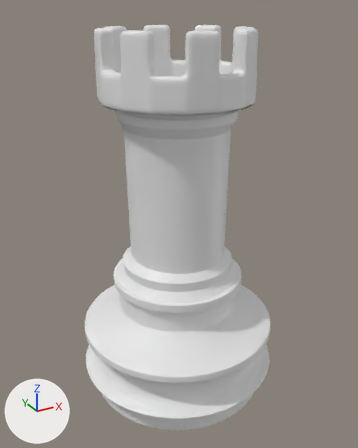
Before and after pictures for a commit that changed the Blender file Simple_TowerDefense/Assets/Import/Chess_Rook/Chess_Rook.blend.
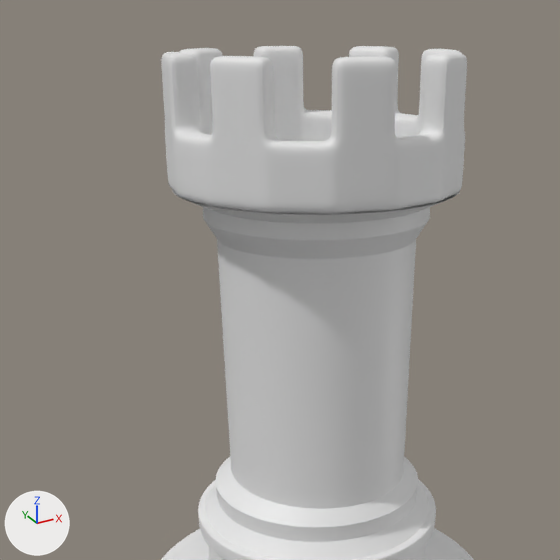
There are two pictures of each version: one whole from a 50 mm lens placed at (-0.796, -1.46, 0.773), pointed at (0.003, -0.008, 0.047), one close up on the part from 2% to 86% of the width and 0% to 67% of the height. Every picture has the same lights, and +X, +Y and +Z are marked at lower left.

The first close-up shows 'Body', 'Bottom', 'Head'.
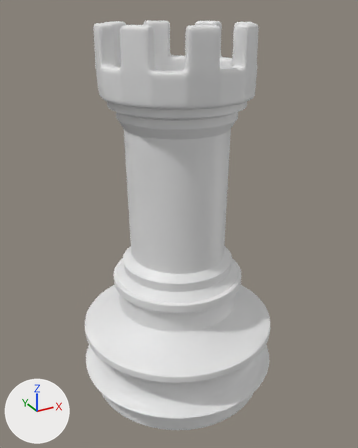
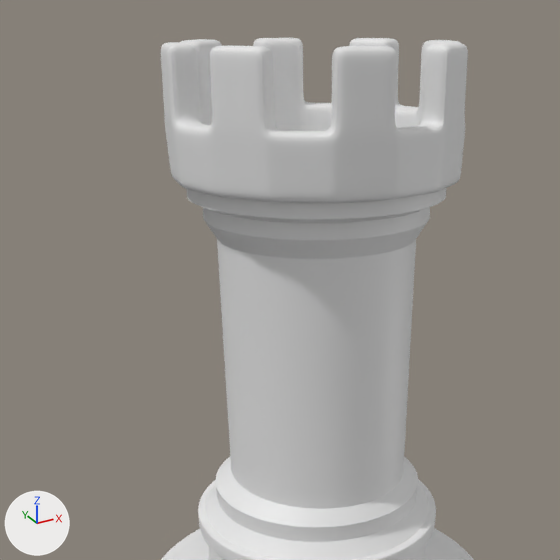
Edits to the bpy script that builds the scene:
```text
Change me_circle:
    used by ob_body; location = (0.0, 0.0, -0.155); scale = (0.188, 0.188, 0.188)
    remove me_circle.from_pydata(...)  # 320 vertices, 256 faces, 32 loose edges; spans x -1.35..1.35, y -1.35..1.35, z 0.0..3.43
    add me_circle.from_pydata(...)  # 352 vertices, 288 faces, 32 loose edges; spans x -1.26..1.26, y -1.26..1.26, z 0.0..3.49
    me_circle part 1
    32 faces are deleted
    32 vertices move from x -1.35..1.35, y -1.35..1.35, z 3.43 to x -1.23..1.23, y -1.23..1.23, z 3.49
    4 vertices are added at (0.0, -1.22, 3.37), (0.0, 1.22, 3.37), (-1.22, 0.0, 3.37), (1.22, 0.0, 3.37)
    28 new vertices lie (0.0, 0.0, -0.12) away from vertices in x -1.33..1.33, y -1.33..1.33, z 3.43
    64 new faces join them
Change ob_head:
    ob_head.location: (-0.001, 0.0, 0.488) -> (-0.001, 0.0, 0.502)
```

Changed parts and their boxes [x1, y1, x2, y2] in the close-ups (560 x 560 px):
'Body', reshaped: before [173, 191, 460, 560]; after [186, 188, 446, 560]
'Head', moved: before [161, 46, 467, 214]; after [161, 38, 468, 203]
part 1 of me_circle, built on: before [173, 191, 460, 223]; after [186, 188, 446, 223]
